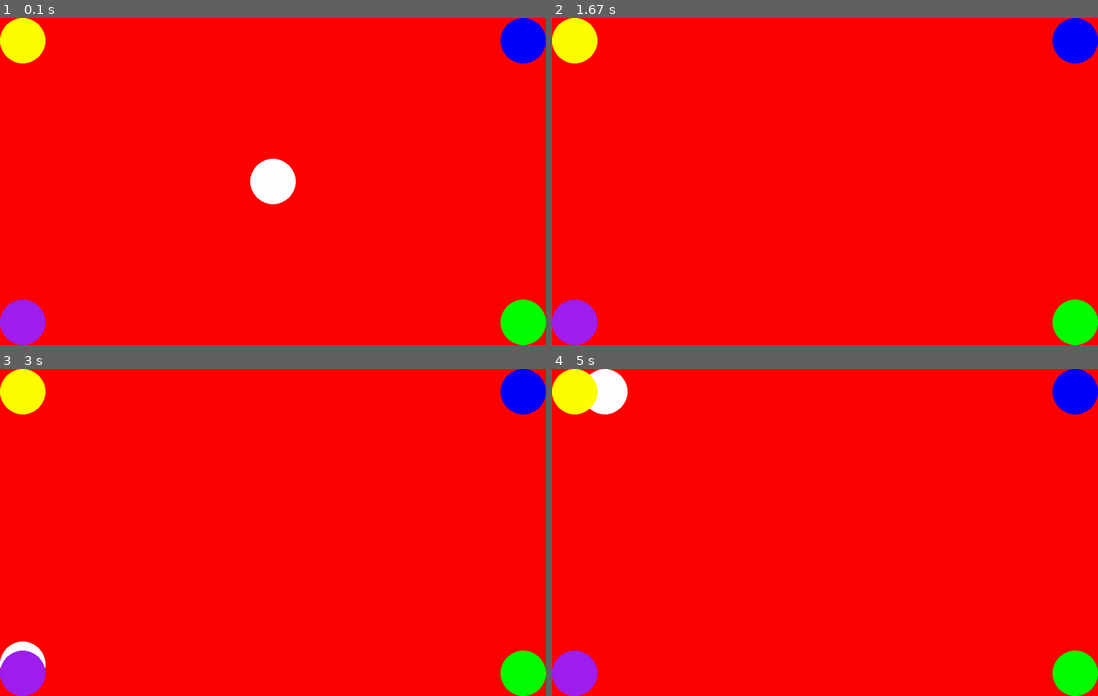
Above: before the commit, frames 1-4 (two rows, left to right).
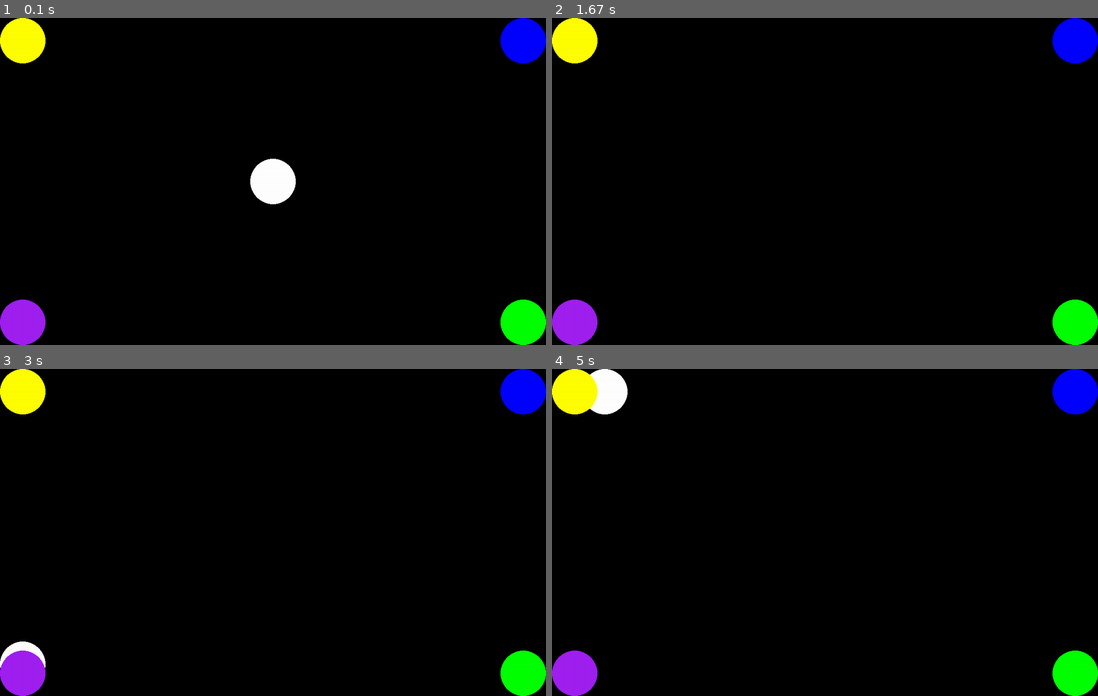
Above: after the commit, the same moments.

Repository: mHaines9219/pygame01
Game: pygame game, started from main.py
Two runs of this game, one before a commit and one after it. Both use one fixed random seed, a clock stepped at 60 frames per second and the inputs below.
Inputs:
- Up to frame 1 (0.1 s): no input
- Up to frame 2 (1.67 s): hold D 0.33-0.8 s; hold W 0.83-1.13 s
- Up to frame 3 (3 s): hold A 1.67-2.2 s; hold S 2.23-2.53 s; hold A 2.57-2.97 s
- Up to frame 4 (5 s): hold W 3-3.37 s; hold D from 4.97 s (still down)

The runs differ from the first frame. In frame 1, 96% of the frame differs, in the area x 0-100%, y 0-100%; in frame 2, 96%; in frame 3, 96%; in frame 4, 96%.

Commit message:
refactor

Diff:
--- a/main.py
+++ b/main.py
@@ -48,7 +48,7 @@
         if event.type == pygame.QUIT:
             running = False
 
-    screen.fill("red")
+    screen.fill("black")
 
     # Update player position based on key presses
     keys = pygame.key.get_pressed()
